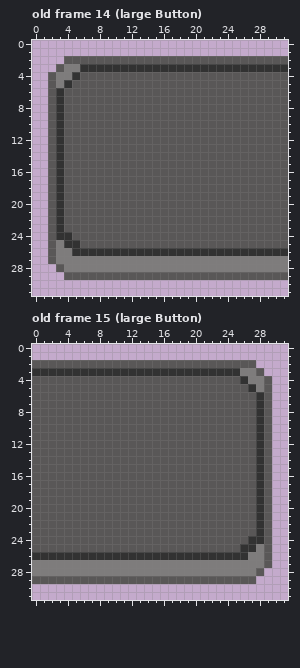
A pixel-art file gets an edit: assets/ui/guiPlates.aseprite. Above, as it was before the edit.
32x32 pixels, 24 frames. Colours within 5 levels of each other are drawn and written as one. Shown: old frame 14 (large Button), old frame 15 (large Button). The commit also changed other frames, which this record leaves out.
After:
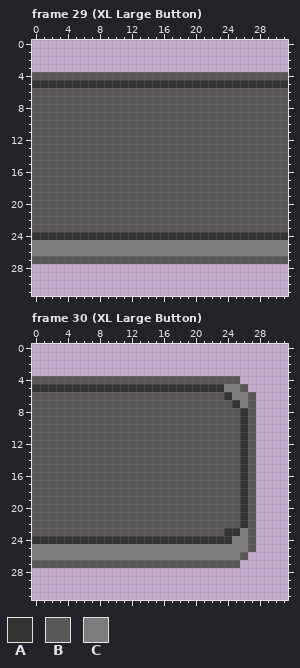
Palette (. is transparent): A #323232  B #595757  C #7e7c7c
A new or re-ordered frame is compared with the old frame closest to it.
The edit:
frames 24 -> 36
--- frame 29 (XL Large Button) is new; against old frame 14 (large Button)
@@ x 0..31 @@
  1 ................................
- 2 ....BBBBBBBBBBBBBBBBBBBBBBBBBBBB
- 3 ...BCCAAAAAAAAAAAAAAAAAAAAAAAAAA
- 4 ..BCCABBBBBBBBBBBBBBBBBBBBBBBBBB
- 5 ..BCABBBBBBBBBBBBBBBBBBBBBBBBBBB
- 6 ..BABBBBBBBBBBBBBBBBBBBBBBBBBBBB
- 7 ..BABBBBBBBBBBBBBBBBBBBBBBBBBBBB
- 8 ..BABBBBBBBBBBBBBBBBBBBBBBBBBBBB
- 9 ..BABBBBBBBBBBBBBBBBBBBBBBBBBBBB
-10 ..BABBBBBBBBBBBBBBBBBBBBBBBBBBBB
-11 ..BABBBBBBBBBBBBBBBBBBBBBBBBBBBB
-12 ..BABBBBBBBBBBBBBBBBBBBBBBBBBBBB
-13 ..BABBBBBBBBBBBBBBBBBBBBBBBBBBBB
-14 ..BABBBBBBBBBBBBBBBBBBBBBBBBBBBB
-15 ..BABBBBBBBBBBBBBBBBBBBBBBBBBBBB
-16 ..BABBBBBBBBBBBBBBBBBBBBBBBBBBBB
-17 ..BABBBBBBBBBBBBBBBBBBBBBBBBBBBB
-18 ..BABBBBBBBBBBBBBBBBBBBBBBBBBBBB
-19 ..BABBBBBBBBBBBBBBBBBBBBBBBBBBBB
-20 ..BABBBBBBBBBBBBBBBBBBBBBBBBBBBB
-21 ..BABBBBBBBBBBBBBBBBBBBBBBBBBBBB
-22 ..BABBBBBBBBBBBBBBBBBBBBBBBBBBBB
-23 ..BABBBBBBBBBBBBBBBBBBBBBBBBBBBB
-24 ..BAABBBBBBBBBBBBBBBBBBBBBBBBBBB
-25 ..BCAABBBBBBBBBBBBBBBBBBBBBBBBBB
-26 ..BCCAAAAAAAAAAAAAAAAAAAAAAAAAAA
-27 ..BCCCCCCCCCCCCCCCCCCCCCCCCCCCCC
-28 ...BCCCCCCCCCCCCCCCCCCCCCCCCCCCC
-29 ....BBBBBBBBBBBBBBBBBBBBBBBBBBBB
+ 2 ................................
+ 3 ................................
+ 4 BBBBBBBBBBBBBBBBBBBBBBBBBBBBBBBB
+ 5 AAAAAAAAAAAAAAAAAAAAAAAAAAAAAAAA
+ 6 BBBBBBBBBBBBBBBBBBBBBBBBBBBBBBBB
+ 7 BBBBBBBBBBBBBBBBBBBBBBBBBBBBBBBB
+ 8 BBBBBBBBBBBBBBBBBBBBBBBBBBBBBBBB
+ 9 BBBBBBBBBBBBBBBBBBBBBBBBBBBBBBBB
+10 BBBBBBBBBBBBBBBBBBBBBBBBBBBBBBBB
+11 BBBBBBBBBBBBBBBBBBBBBBBBBBBBBBBB
+12 BBBBBBBBBBBBBBBBBBBBBBBBBBBBBBBB
+13 BBBBBBBBBBBBBBBBBBBBBBBBBBBBBBBB
+14 BBBBBBBBBBBBBBBBBBBBBBBBBBBBBBBB
+15 BBBBBBBBBBBBBBBBBBBBBBBBBBBBBBBB
+16 BBBBBBBBBBBBBBBBBBBBBBBBBBBBBBBB
+17 BBBBBBBBBBBBBBBBBBBBBBBBBBBBBBBB
+18 BBBBBBBBBBBBBBBBBBBBBBBBBBBBBBBB
+19 BBBBBBBBBBBBBBBBBBBBBBBBBBBBBBBB
+20 BBBBBBBBBBBBBBBBBBBBBBBBBBBBBBBB
+21 BBBBBBBBBBBBBBBBBBBBBBBBBBBBBBBB
+22 BBBBBBBBBBBBBBBBBBBBBBBBBBBBBBBB
+23 BBBBBBBBBBBBBBBBBBBBBBBBBBBBBBBB
+24 AAAAAAAAAAAAAAAAAAAAAAAAAAAAAAAA
+25 CCCCCCCCCCCCCCCCCCCCCCCCCCCCCCCC
+26 CCCCCCCCCCCCCCCCCCCCCCCCCCCCCCCC
+27 BBBBBBBBBBBBBBBBBBBBBBBBBBBBBBBB
+28 ................................
+29 ................................
 30 ................................
--- frame 30 (XL Large Button) is new; against old frame 15 (large Button)
@@ x 0..31 @@
  1 ................................
- 2 BBBBBBBBBBBBBBBBBBBBBBBBBBBB....
- 3 AAAAAAAAAAAAAAAAAAAAAAAAAACCB...
- 4 BBBBBBBBBBBBBBBBBBBBBBBBBBACCB..
- 5 BBBBBBBBBBBBBBBBBBBBBBBBBBBACB..
- 6 BBBBBBBBBBBBBBBBBBBBBBBBBBBBAB..
- 7 BBBBBBBBBBBBBBBBBBBBBBBBBBBBAB..
- 8 BBBBBBBBBBBBBBBBBBBBBBBBBBBBAB..
- 9 BBBBBBBBBBBBBBBBBBBBBBBBBBBBAB..
-10 BBBBBBBBBBBBBBBBBBBBBBBBBBBBAB..
-11 BBBBBBBBBBBBBBBBBBBBBBBBBBBBAB..
-12 BBBBBBBBBBBBBBBBBBBBBBBBBBBBAB..
-13 BBBBBBBBBBBBBBBBBBBBBBBBBBBBAB..
-14 BBBBBBBBBBBBBBBBBBBBBBBBBBBBAB..
-15 BBBBBBBBBBBBBBBBBBBBBBBBBBBBAB..
-16 BBBBBBBBBBBBBBBBBBBBBBBBBBBBAB..
-17 BBBBBBBBBBBBBBBBBBBBBBBBBBBBAB..
-18 BBBBBBBBBBBBBBBBBBBBBBBBBBBBAB..
-19 BBBBBBBBBBBBBBBBBBBBBBBBBBBBAB..
-20 BBBBBBBBBBBBBBBBBBBBBBBBBBBBAB..
-21 BBBBBBBBBBBBBBBBBBBBBBBBBBBBAB..
-22 BBBBBBBBBBBBBBBBBBBBBBBBBBBBAB..
-23 BBBBBBBBBBBBBBBBBBBBBBBBBBBBAB..
-24 BBBBBBBBBBBBBBBBBBBBBBBBBBBAAB..
-25 BBBBBBBBBBBBBBBBBBBBBBBBBBAACB..
-26 AAAAAAAAAAAAAAAAAAAAAAAAAAACCB..
-27 CCCCCCCCCCCCCCCCCCCCCCCCCCCCCB..
-28 CCCCCCCCCCCCCCCCCCCCCCCCCCCCB...
-29 BBBBBBBBBBBBBBBBBBBBBBBBBBBB....
+ 2 ................................
+ 3 ................................
+ 4 BBBBBBBBBBBBBBBBBBBBBBBBBB......
+ 5 AAAAAAAAAAAAAAAAAAAAAAAACCB.....
+ 6 BBBBBBBBBBBBBBBBBBBBBBBBACCB....
+ 7 BBBBBBBBBBBBBBBBBBBBBBBBBACB....
+ 8 BBBBBBBBBBBBBBBBBBBBBBBBBBAB....
+ 9 BBBBBBBBBBBBBBBBBBBBBBBBBBAB....
+10 BBBBBBBBBBBBBBBBBBBBBBBBBBAB....
+11 BBBBBBBBBBBBBBBBBBBBBBBBBBAB....
+12 BBBBBBBBBBBBBBBBBBBBBBBBBBAB....
+13 BBBBBBBBBBBBBBBBBBBBBBBBBBAB....
+14 BBBBBBBBBBBBBBBBBBBBBBBBBBAB....
+15 BBBBBBBBBBBBBBBBBBBBBBBBBBAB....
+16 BBBBBBBBBBBBBBBBBBBBBBBBBBAB....
+17 BBBBBBBBBBBBBBBBBBBBBBBBBBAB....
+18 BBBBBBBBBBBBBBBBBBBBBBBBBBAB....
+19 BBBBBBBBBBBBBBBBBBBBBBBBBBAB....
+20 BBBBBBBBBBBBBBBBBBBBBBBBBBAB....
+21 BBBBBBBBBBBBBBBBBBBBBBBBBBAB....
+22 BBBBBBBBBBBBBBBBBBBBBBBBBBAB....
+23 BBBBBBBBBBBBBBBBBBBBBBBBAACB....
+24 AAAAAAAAAAAAAAAAAAAAAAAAACCB....
+25 CCCCCCCCCCCCCCCCCCCCCCCCCCCB....
+26 CCCCCCCCCCCCCCCCCCCCCCCCCCB.....
+27 BBBBBBBBBBBBBBBBBBBBBBBBBB......
+28 ................................
+29 ................................
 30 ................................
Where, in picture pixels (left, top, right, bottom), the same in both pictures:
changed: (32, 56, 288, 280)
changed: (32, 360, 272, 584)
